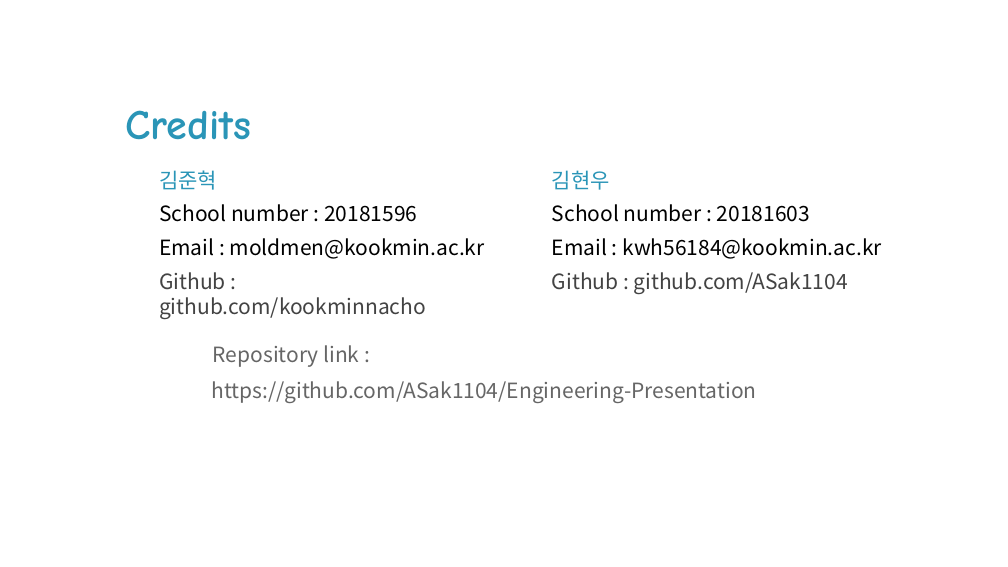
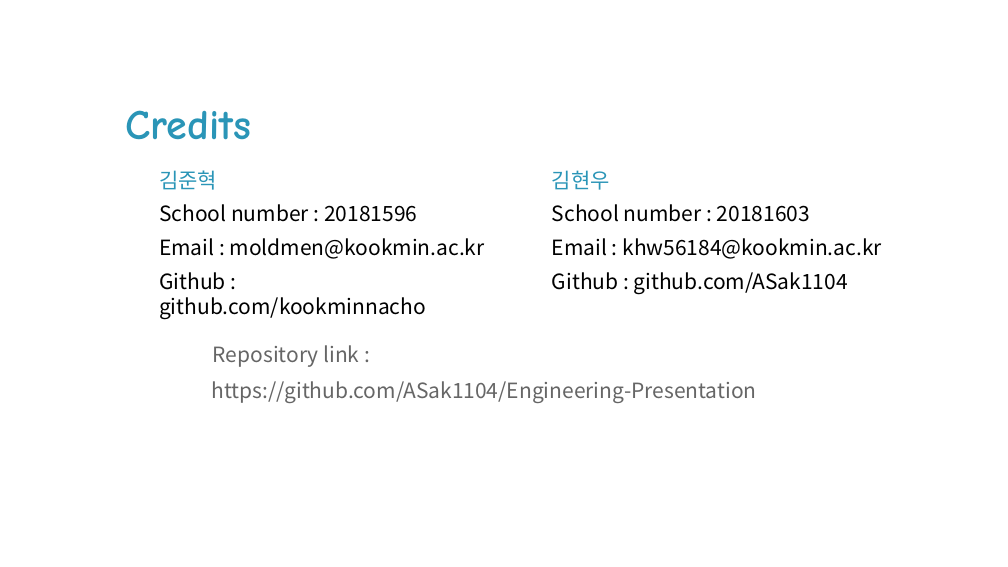
Before and after one commit to ASak1104/Engineering-Ethics-Presentation, a slide deck: slide 7 of subject-presentation/subject(PPT).pptx. Drawn at 1008x567 pixels with LibreOffice and Linux fonts; fonts in the diff are those of the drawing; background and template pictures are left out. Boxes give left, top, right and bottom in pixels: in the first picture for what was removed or moved away, otherwise in the second. Text is boxed around its words. In the diff, an @@ line names an element or a change of style, - is before the commit and + after.

```diff
--- a/subject-presentation/subject(PPT).pptx
+++ b/subject-presentation/subject(PPT).pptx
@@ text at <box>552,238,881,259</box>: text changed @@
-Email : kwh56184@kookmin.ac.kr
+Email : khw56184@kookmin.ac.kr
@@ text at <box>159,272,426,319</box>: text colour #434343 to #000000 in "Github : github.com/kookminnacho" @@
@@ text at <box>552,272,848,294</box>: text colour #434343 to #000000 in "Github : github.com/ASak1104" @@
```
Also in this commit, not shown: 1 other file.
